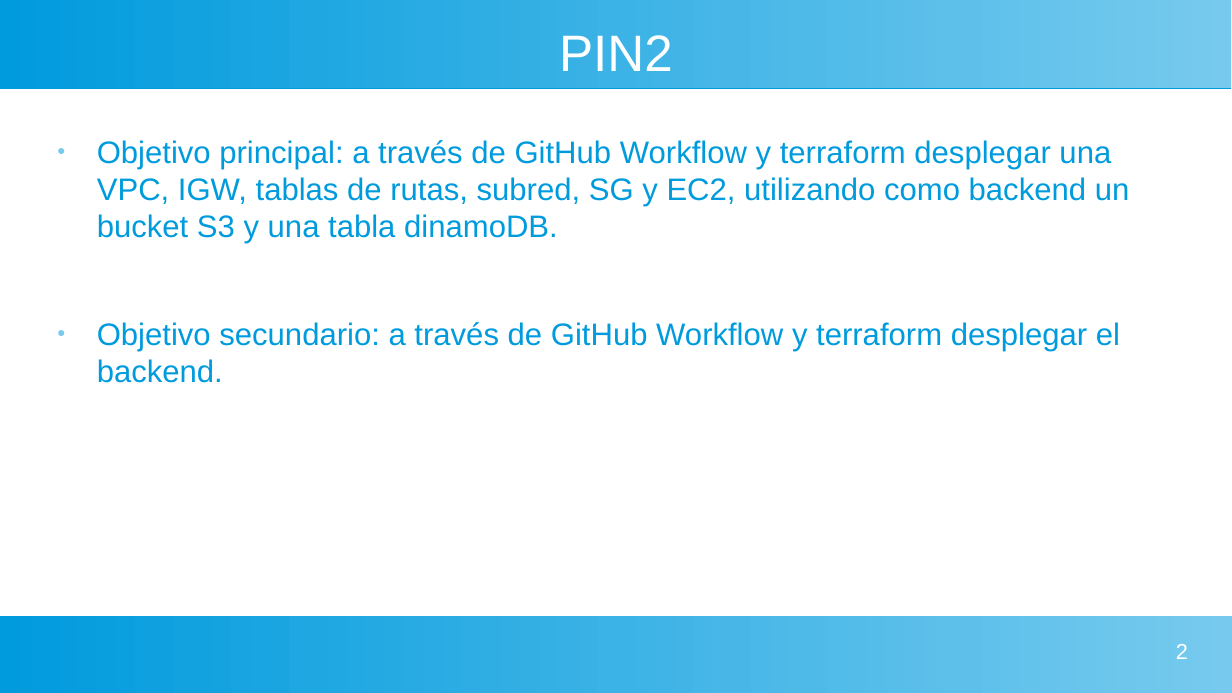
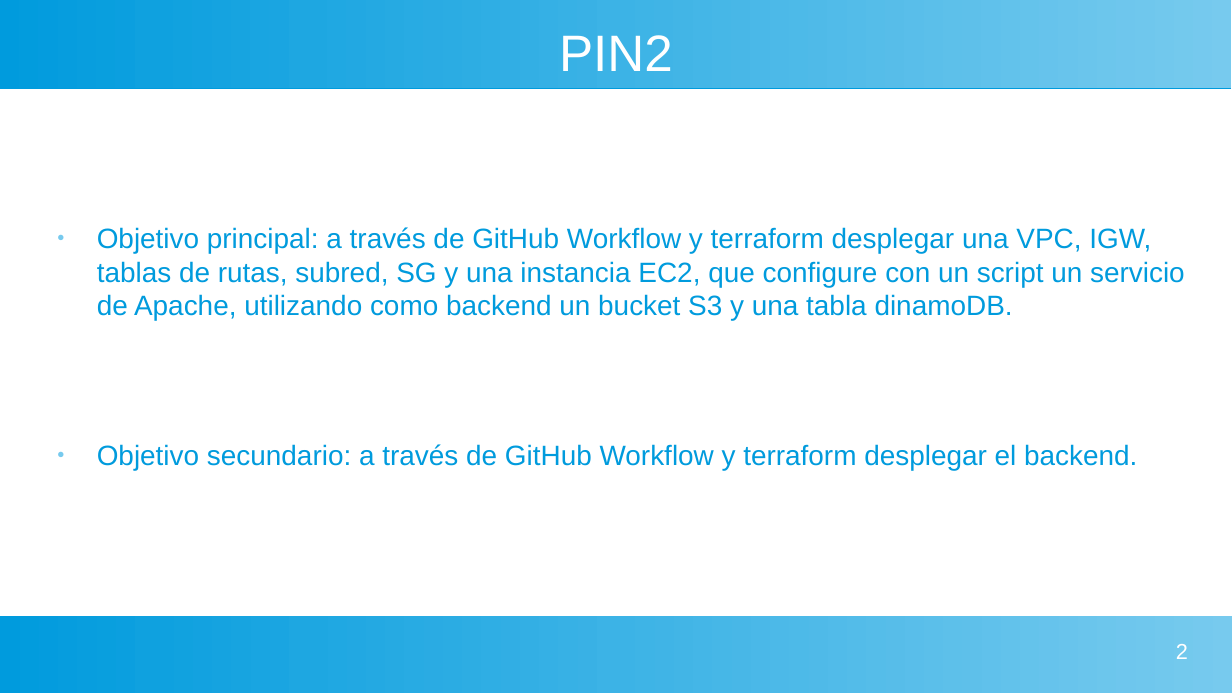
Before and after one commit to MauroPereira/PIN2_public, a slide deck: slide 2 of doc_files/PIN2_presentacion.odp. Drawn at 1232x693 pixels with LibreOffice and Linux fonts; fonts in the diff are those of the drawing. Boxes give left, top, right and bottom in pixels: in the first picture for what was removed or moved away, otherwise in the second. Text is boxed around its words. In the diff, an @@ line names an element or a change of style, - is before the commit and + after.

```diff
--- a/doc_files/PIN2_presentacion.odp
+++ b/doc_files/PIN2_presentacion.odp
@@ text at (x1=97, y1=227, x2=1185, y2=320): text changed; size 20 to 18 pt @@
-● Objetivo principal: a través de GitHub Workflow y terraform desplegar una VPC, IGW, tablas de rutas, subred, SG y EC2, utilizando como backend un bucket S3 y una tabla dinamoDB.
+● Objetivo principal: a través de GitHub Workflow y terraform desplegar una VPC, IGW, tablas de rutas, subred, SG y una instancia EC2, que configure con un script un servicio de Apache, utilizando como backend un bucket S3 y una tabla dinamoDB.
@@ text at (x1=97, y1=444, x2=1137, y2=470): size 20 to 18 pt in "Objetivo secundario: a través de GitHub Workflow ..." @@
```
Also in this commit, not shown: 7 slides added, 1 slide removed, 10 other files.
